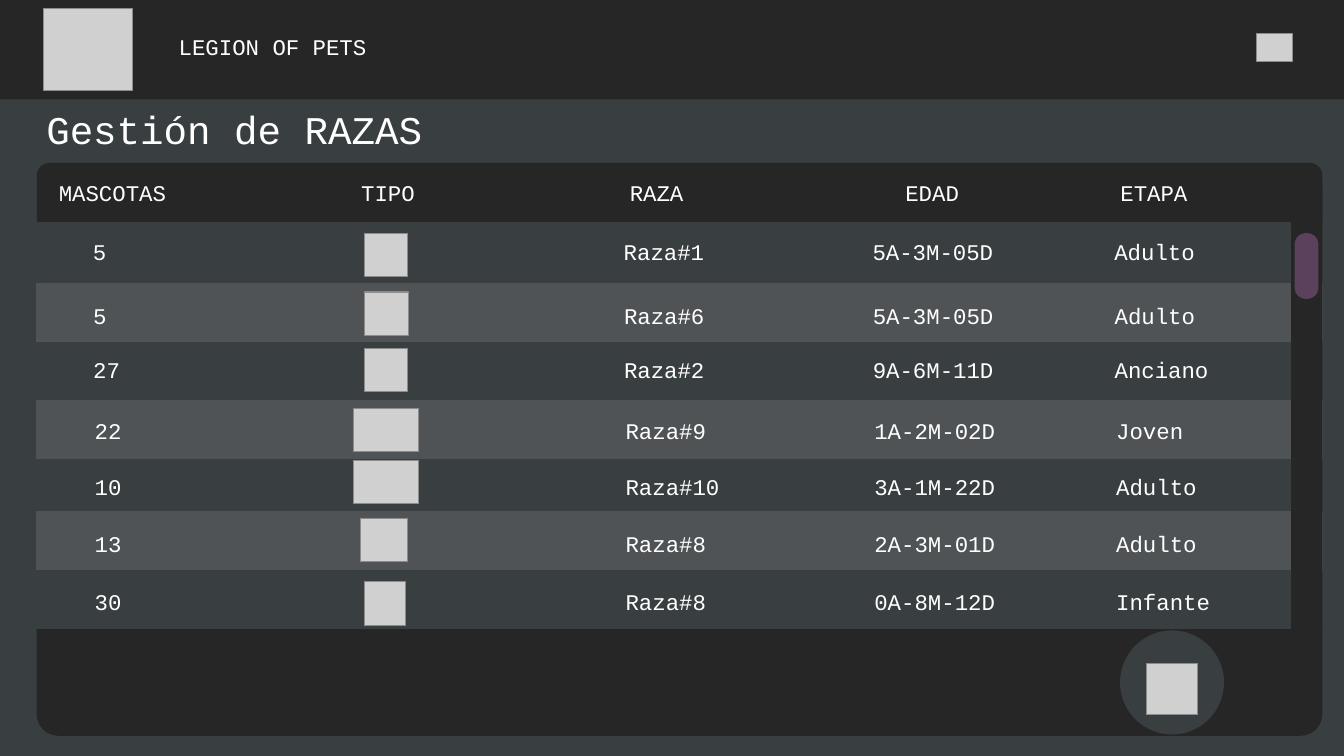
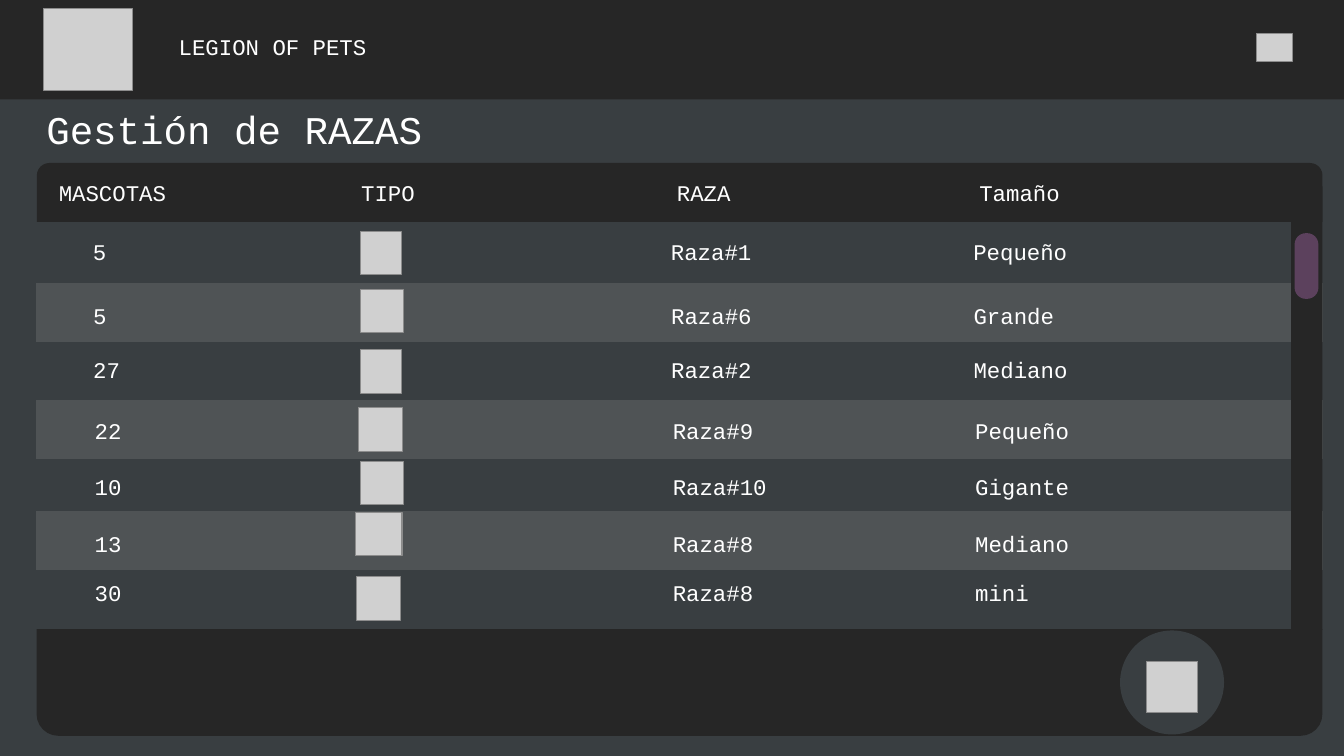
Before and after one commit to fafi-svg/App_web_vacunas, a slide deck: slide 20 of Documents_Desing/Diseños_veterinaria_vacunas.pptx. Drawn at 1344x756 pixels with LibreOffice and Linux fonts; fonts in the diff are those of the drawing; grey boxes stand for pictures. Boxes give left, top, right and bottom in pixels: in the first picture for what was removed or moved away, otherwise in the second. Text is boxed around its words. In the diff, an @@ line names an element or a change of style, - is before the commit and + after.

```diff
--- a/Documents_Desing/Diseños_veterinaria_vacunas.pptx
+++ b/Documents_Desing/Diseños_veterinaria_vacunas.pptx
@@ text at [59,185,1059,202]: text changed @@
-MASCOTAS TIPO RAZA EDAD ETAPA
+MASCOTAS TIPO RAZA Tamaño
@@ picture: place and size @@
-picture at [365,233,407,276]
+picture at [360,231,401,274]
@@ text at [93,244,1067,265]: text changed @@
-5 Raza#1 5A-3M-05D Adulto
+5 Raza#1 Pequeño
@@ picture added at [360,289,403,332] @@
@@ text at [93,308,1054,325]: text changed @@
-5 Raza#6 5A-3M-05D Adulto
+5 Raza#6 Grande
@@ picture: place and size @@
-picture at [365,349,407,392]
+picture at [360,350,401,393]
@@ text at [93,362,1068,379]: text changed @@
-27 Raza#2 9A-6M-11D Anciano
+27 Raza#2 Mediano
@@ picture removed at [354,408,419,452] @@
@@ picture: place and size @@
-picture at [364,292,408,336]
+picture at [359,408,403,452]
@@ text at [95,423,1069,444]: text changed @@
-22 Raza#9 1A-2M-02D Joven
+22 Raza#9 Pequeño
@@ text at [95,479,1069,500]: text changed @@
-10 Raza#10 3A-1M-22D Adulto
+10 Raza#10 Gigante
@@ picture: place and size @@
-picture at [354,461,419,504]
+picture at [360,462,403,504]
@@ text at [95,536,1069,553]: text changed @@
-13 Raza#8 2A-3M-01D Adulto
+13 Raza#8 Mediano
@@ picture: place and size @@
-picture at [361,518,408,562]
+picture at [355,512,402,556]
@@ text at [95,585,1029,601]: text changed @@
-30 Raza#8 0A-8M-12D Infante
+30 Raza#8 mini
@@ picture: place and size @@
-picture at [364,582,405,625]
+picture at [357,577,401,620]
```
Also in this commit, not shown: 5 other slides changed, 1 slide added, 1 slide removed, 19 other files.
